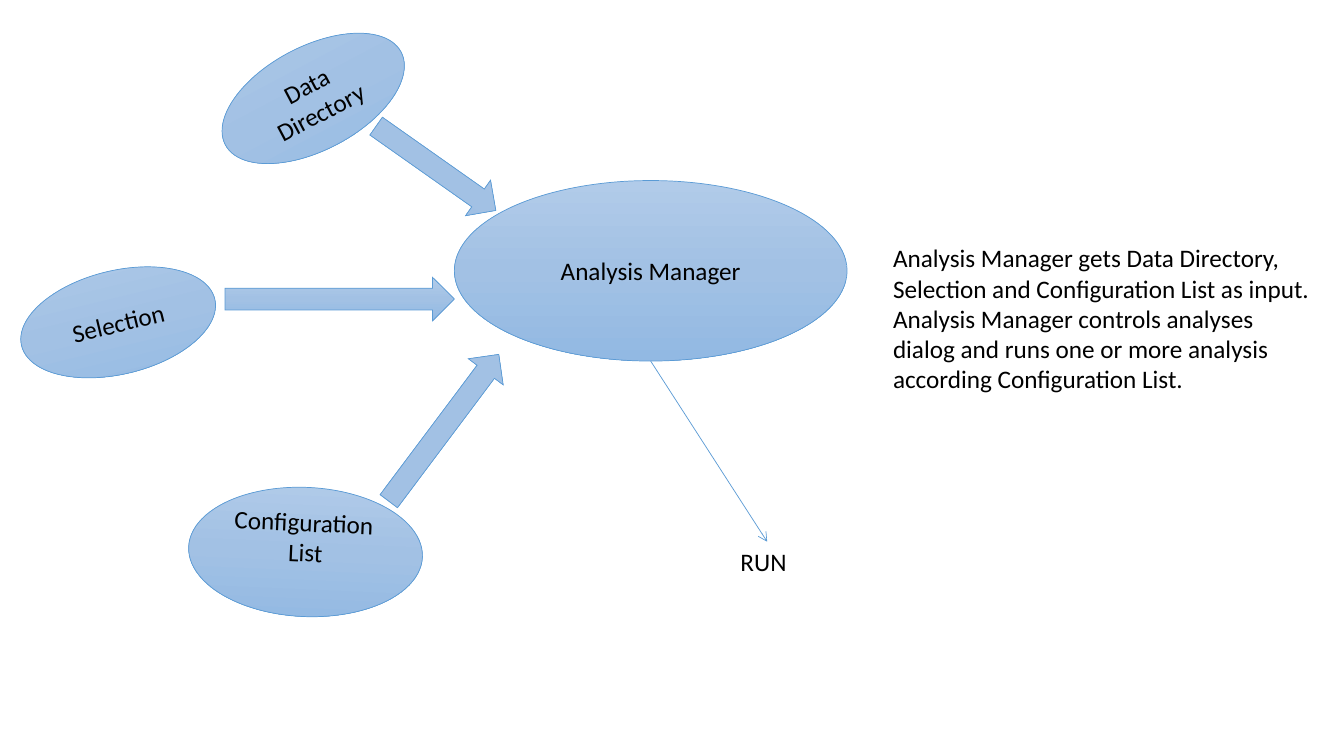
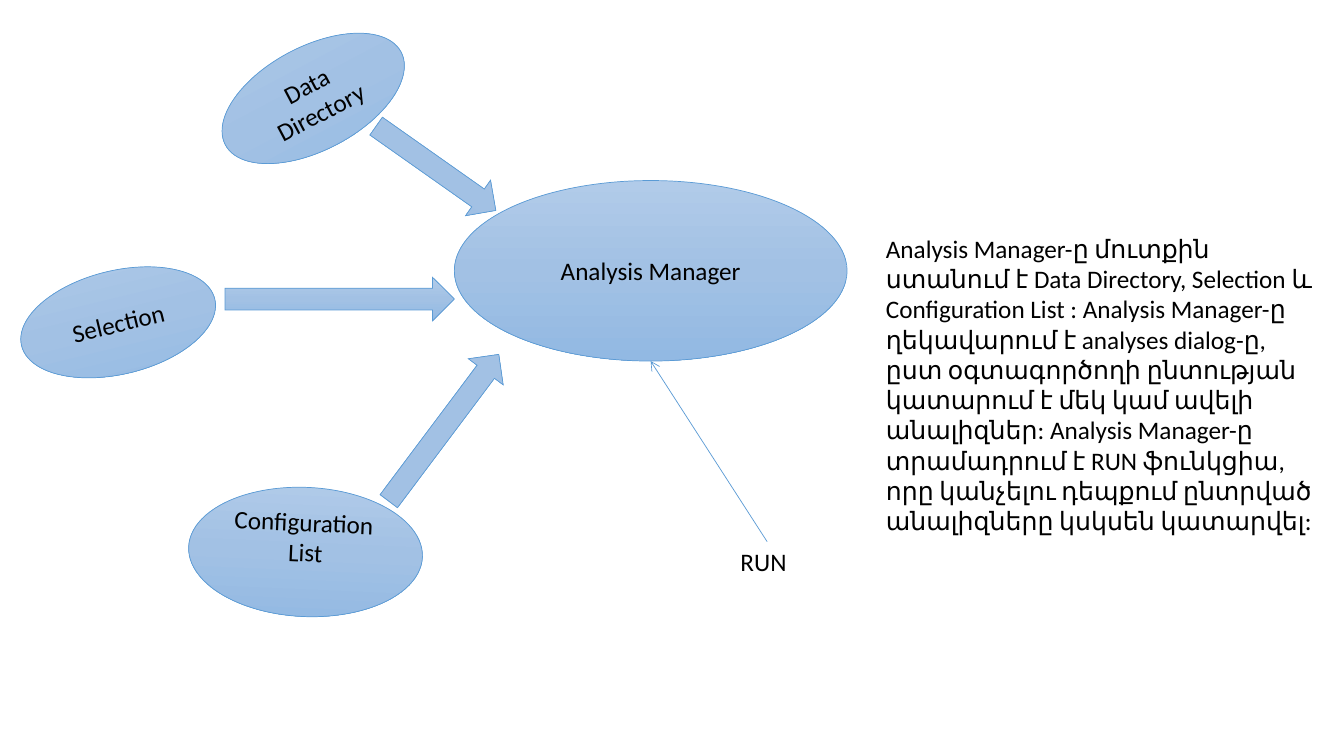
Before and after one commit to Mesrop-Gevorgyan/ATRChipset, a slide deck: slide 5 of Doc/Architecture_slide.pptx (slide 4 before the commit). Drawn at 1344x756 pixels with LibreOffice and Linux fonts; fonts in the diff are those of the drawing. Boxes give left, top, right and bottom in pixels: in the first picture for what was removed or moved away, otherwise in the second. Text is boxed around its words. In the diff, an @@ line names an element or a change of style, - is before the commit and + after.

```diff
--- a/Doc/Architecture_slide.pptx
+++ b/Doc/Architecture_slide.pptx
@@ text at box(886, 239, 1312, 536): text changed @@
-Analysis Manager gets Data Directory, Selection and Configuration List as input. Analysis Manager controls analyses dialog and runs one or more analysis according Configuration List.
+Analysis Manager-ը մուտքին ստանում է Data Directory, Selection և Configuration List : Analysis Manager-ը ղեկավարում է analyses dialog-ը, ըստ օգտագործողի ընտության կատարում է մեկ կամ ավելի անալիզներ: Analysis Manager-ը տրամադրում է RUN ֆունկցիա, որը կանչելու դեպքում ընտրված անալիզները կսկսեն կատարվել:
@@ arrow moved from (651, 361) - (767, 541) to (767, 541) - (651, 361) @@
```
Also in this commit, not shown: 1 other slide changed, 6 slides added, 4 slides removed.
